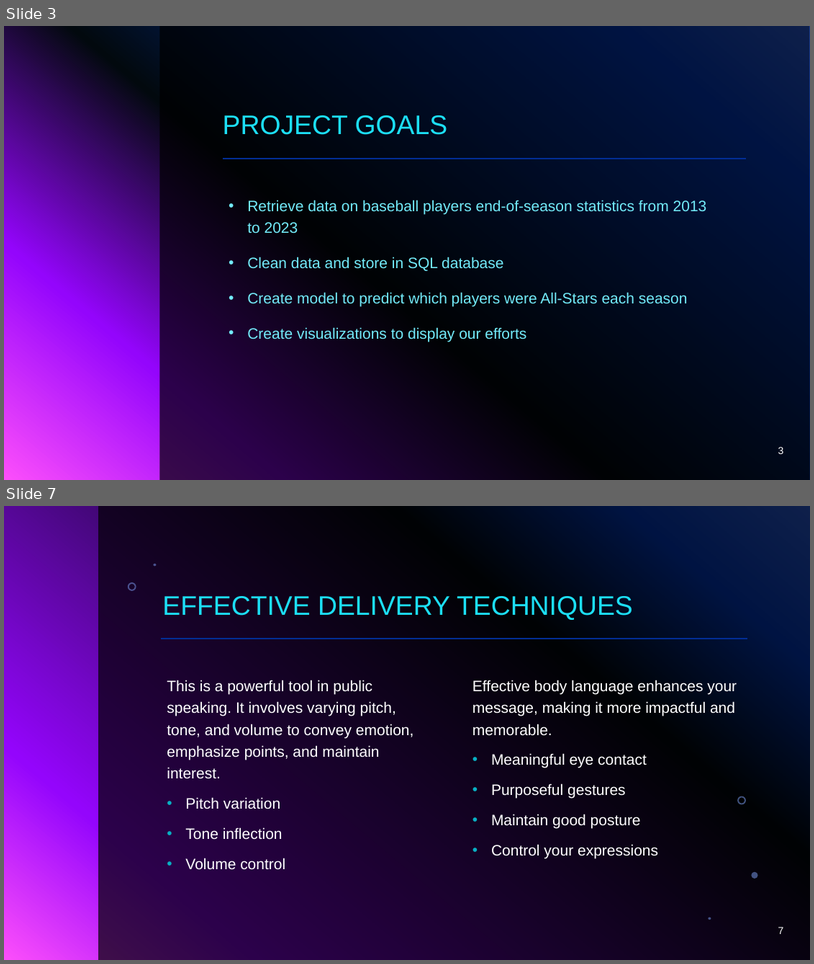
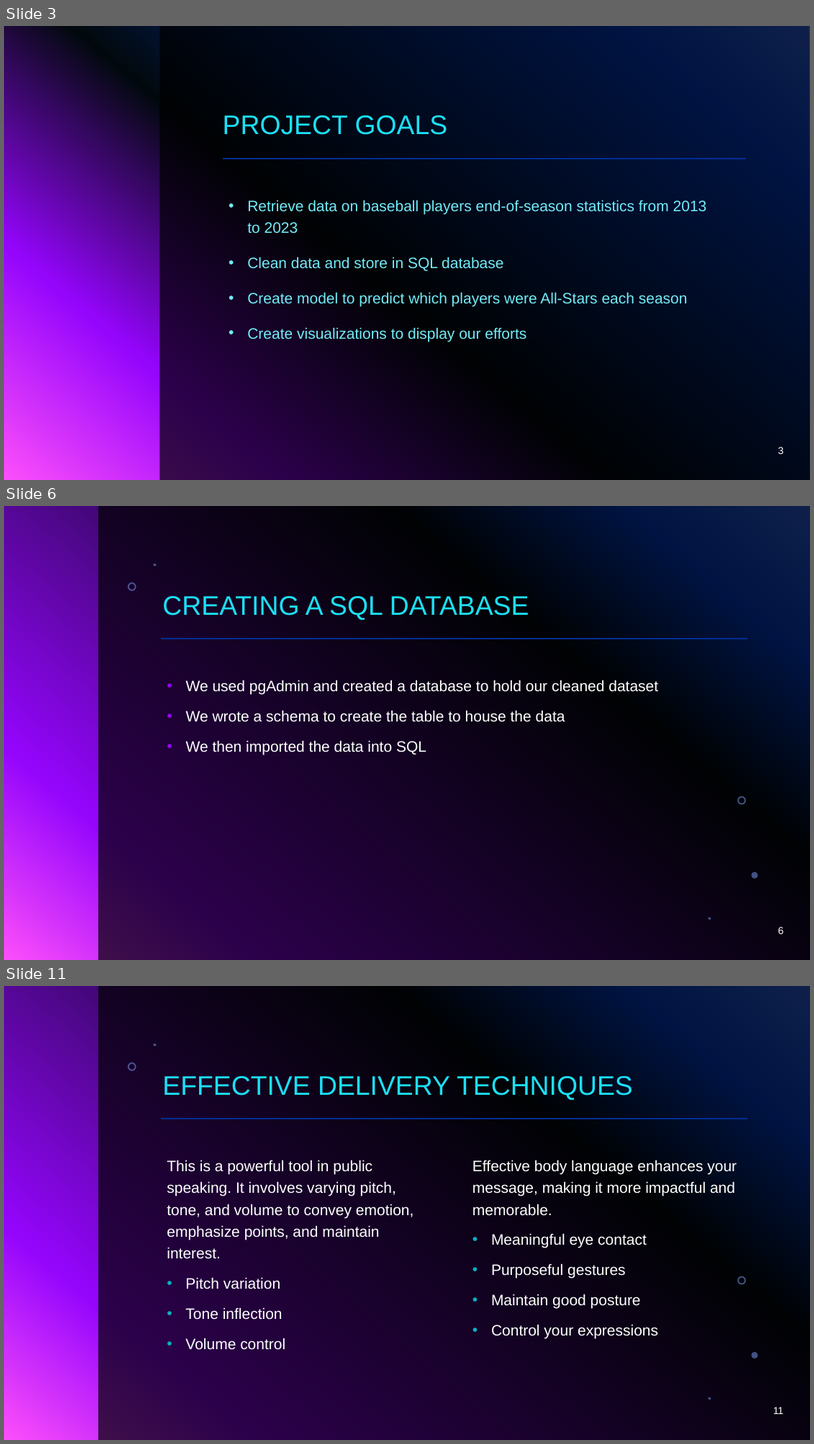
Before and after one commit to Christian-Albertini/project-4, a slide deck: Presentation.pptx. Shown one above the other, each under a label of ours: slides 3 and 7 before the commit, slides 3, 6 and 11 after it; the slides between them are not shown. The pictures are 814x964 and 814x1444 pixels, drawn with LibreOffice and Linux fonts; fonts in the diff are those of the drawing; background and template pictures are left out. Boxes give left, top, right and bottom in pixels: in the first picture for what was removed or moved away, otherwise in the second. Text is boxed around its words. In the diff, an @@ line names an element or a change of style, - is before the commit and + after.

```diff
--- a/Presentation.pptx
+++ b/Presentation.pptx
@@ slide 6 added at (x1=4, y1=506, x2=810, y2=960), background gradient #316CFC to #0343DF to #02090E to #9405FC to #FC4EFB; not listed: 7 template elements that a slide beside it also shows @@
@@ title added at (x1=162, y1=596, x2=530, y2=620), 32 pt, text #1CDFF5 @@
+CREATING A SQL DATABASE
@@ text added at (x1=186, y1=680, x2=658, y2=754), 18 pt, text #FFFFFF @@
+• We used pgAdmin and created a database to hold our cleaned dataset
+• We wrote a schema to create the table to house the data
+• We then imported the data into SQL
@@ page number added at (x1=779, y1=926, x2=784, y2=934), 12 pt, text #FFFFFF @@
+6
@@ what was slide 7 is now slide 11 @@
@@ page number at (x1=774, y1=1406, x2=784, y2=1414): text changed @@
-7
+11
```
Also in this commit, not shown: 6 other slides added, 1 slide removed.
